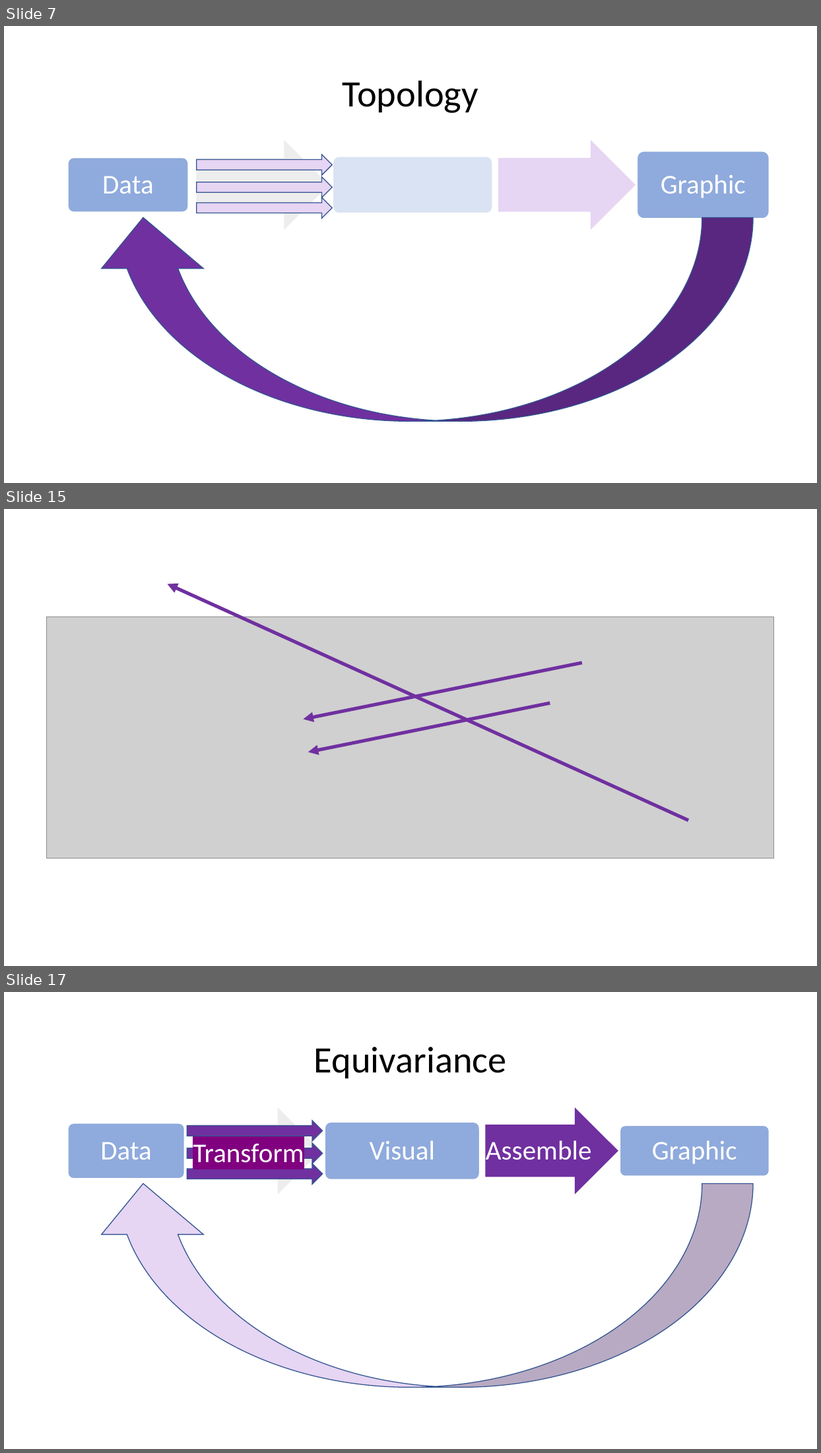
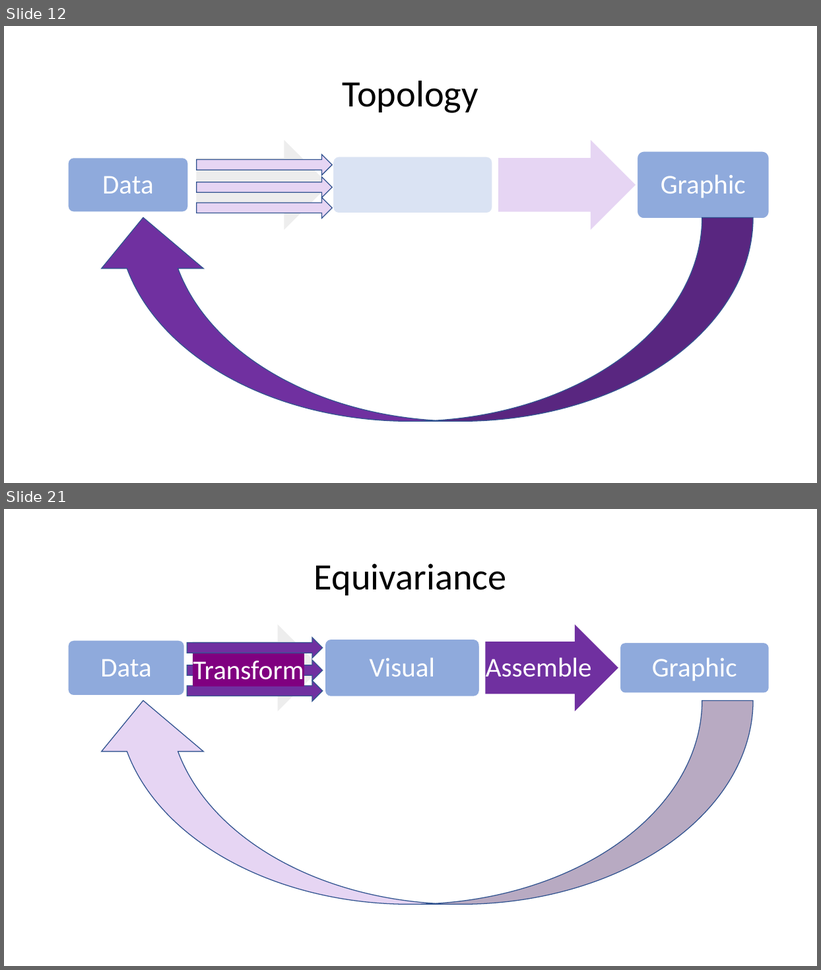
Before and after one commit to story645/proposal, a slide deck: deck/pres.pptx. Shown one above the other, each under a label of ours: slides 7, 15 and 17 before the commit, slides 12 and 21 after it; the slides between them are not shown. The pictures are 821x1453 and 821x970 pixels, drawn with LibreOffice and Linux fonts; fonts in the diff are those of the drawing; grey boxes stand for pictures. Boxes give left, top, right and bottom in pixels: in the first picture for what was removed or moved away, otherwise in the second. Text is boxed around its words. In the diff, an @@ line names an element or a change of style, - is before the commit and + after.

```diff
--- a/deck/pres.pptx
+++ b/deck/pres.pptx
@@ slide 15 removed at [4, 509, 817, 966], background #FFFFFF @@
@@ arrow removed from (688, 821) to (168, 584) @@
@@ picture removed at [47, 617, 774, 859] @@
@@ arrow removed from (582, 663) to (304, 720) @@
@@ arrow removed from (550, 703) to (308, 753) @@
@@ what was slide 7 is now slide 12 @@
@@ what was slide 17 is now slide 21 @@
```
Also in this commit, not shown: 4 slides changed, 20 slides added, 20 other slides removed, 35 other files.
